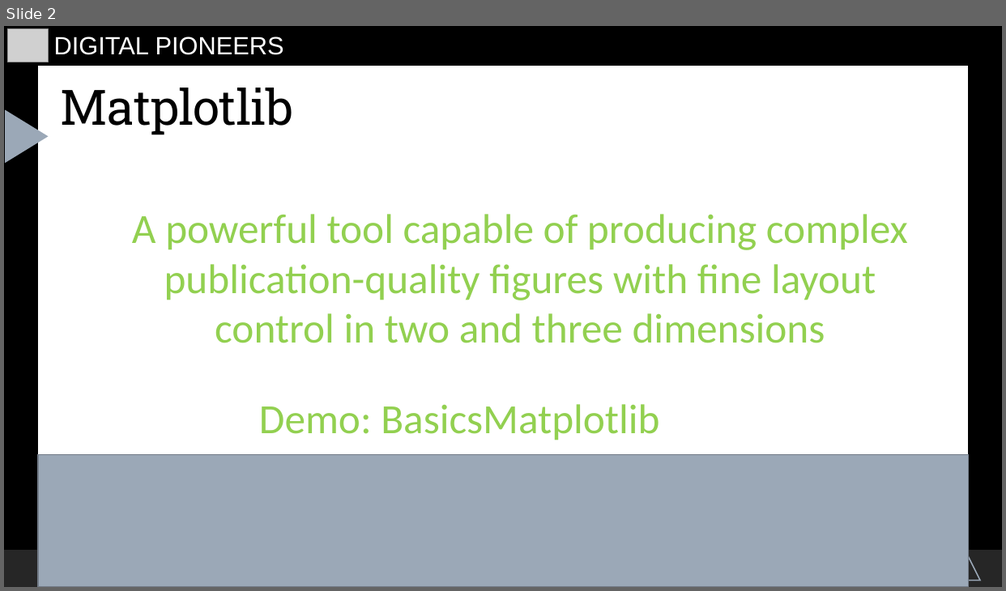
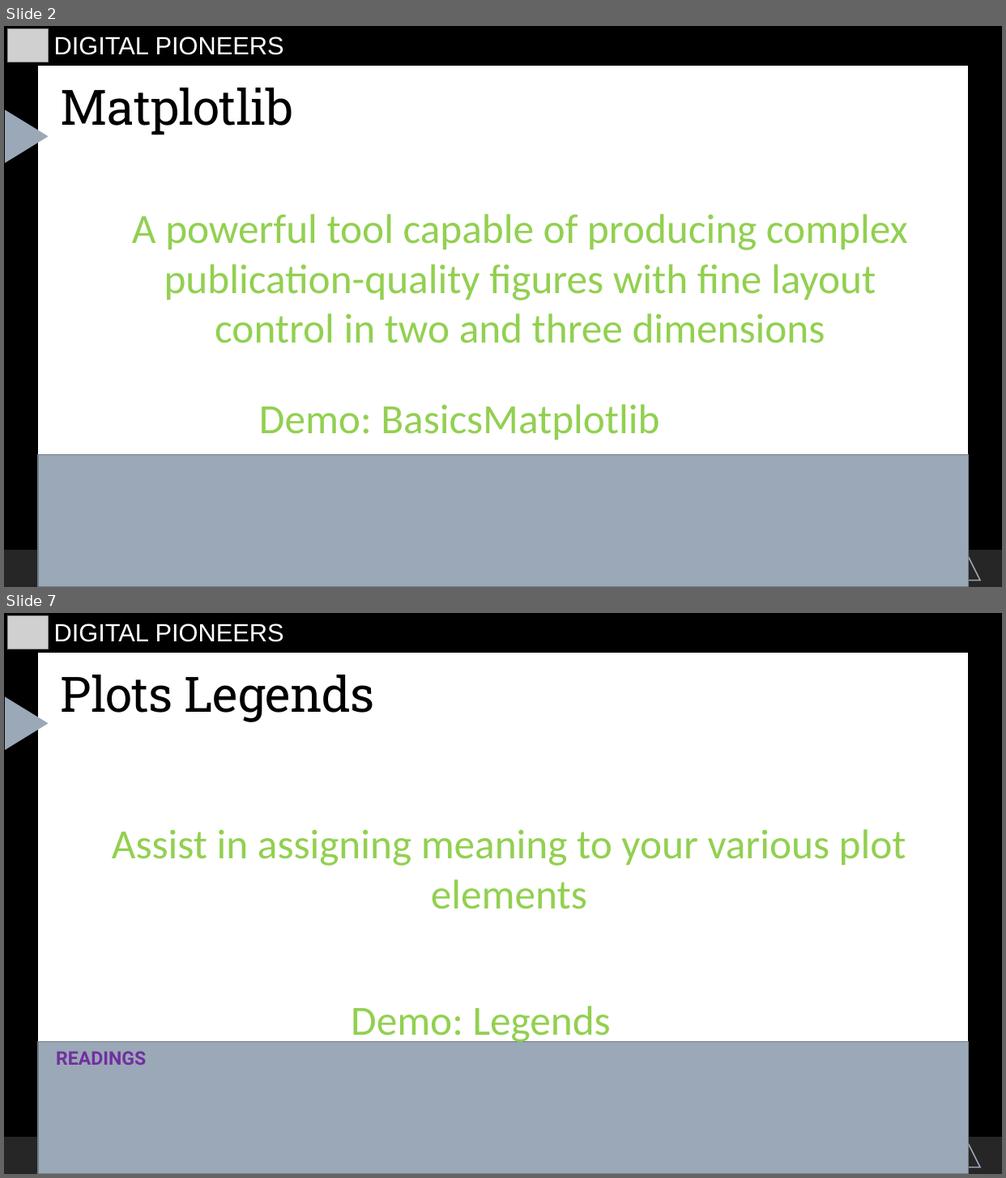
Before and after one commit to starswish2100/pythoninfinance, a slide deck: Introduction/hewei-material/6.Reporting_Virtualization/ReportingVirtualization.odp. Shown one above the other, each under a label of ours: slide 2 before the commit, slides 2 and 7 after it; the slides between them are not shown. The pictures are 1006x591 and 1006x1178 pixels, drawn with LibreOffice and Linux fonts; fonts in the diff are those of the drawing; grey boxes stand for pictures. Boxes give left, top, right and bottom in pixels: in the first picture for what was removed or moved away, otherwise in the second. Text is boxed around its words. In the diff, an @@ line names an element or a change of style, - is before the commit and + after.

```diff
--- a/Introduction/hewei-material/6.Reporting_Virtualization/ReportingVirtualization.odp
+++ b/Introduction/hewei-material/6.Reporting_Virtualization/ReportingVirtualization.odp
@@ slide 7 added at [4,613,1002,1174], background #000000; not listed: 5 template elements that a slide beside it also shows @@
@@ picture added at [8,616,49,649] @@
@@ text added at [54,624,284,642], 24 pt, text #FFFFFF @@
+DIGITAL PIONEERS
@@ title added at [61,675,374,722], 47 pt, text #000000 @@
+Plots Legends
@@ text added at [112,829,906,909], 40 pt, text #92D050 @@
+Assist in assigning meaning to your various plot elements
@@ text added at [351,1006,611,1046], 40 pt, text #92D050 @@
+Demo: Legends
@@ freeform shape added at [38,1042,968,1174], fill #9BA8B7, outline #717A86 1.25 pt @@
@@ text added at [56,1051,146,1065], 18 pt, text #7030A0, bold @@
+READINGS
```
Also in this commit, not shown: 1 slide changed, 8 other slides added, 14 other files.
